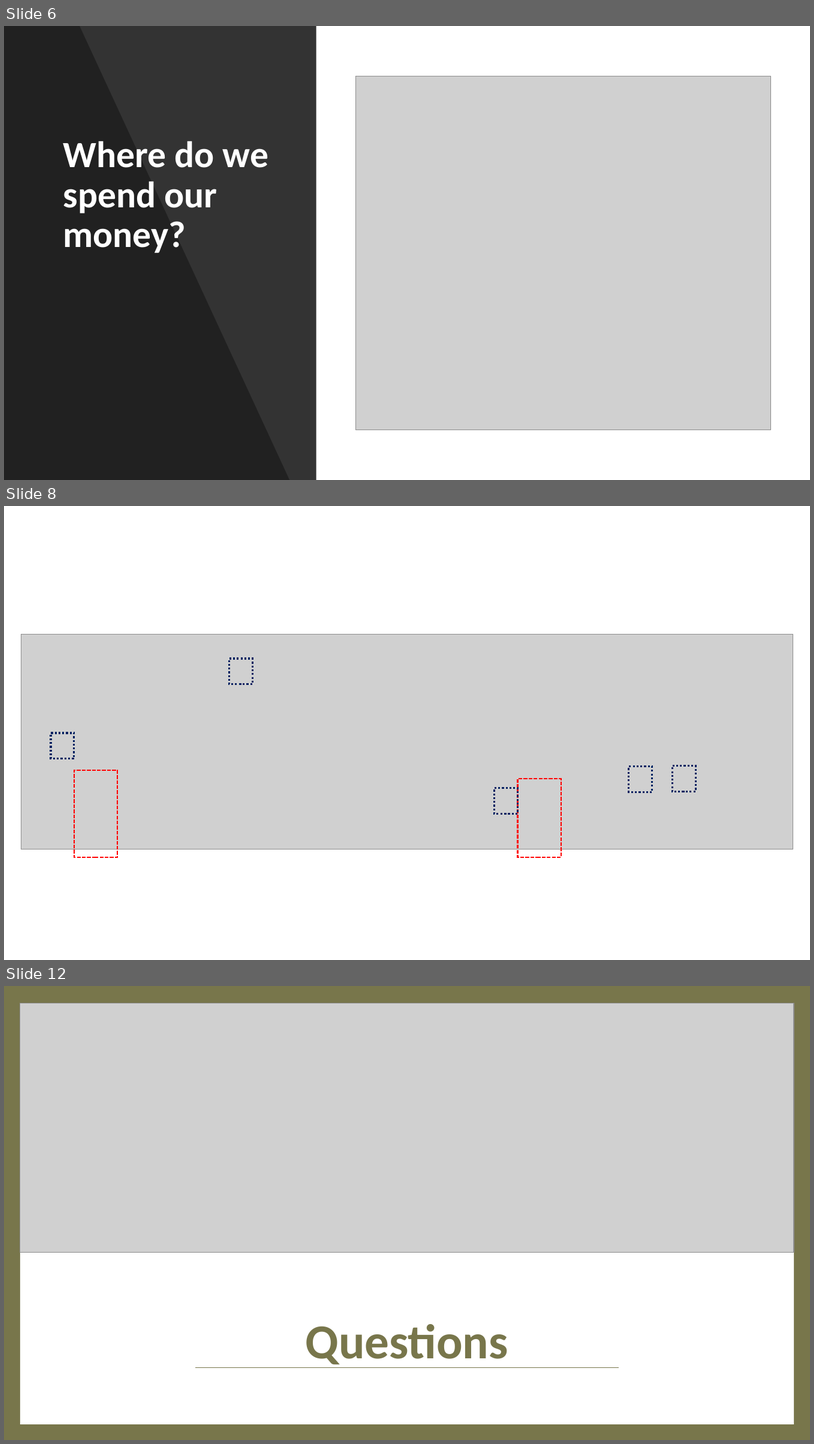
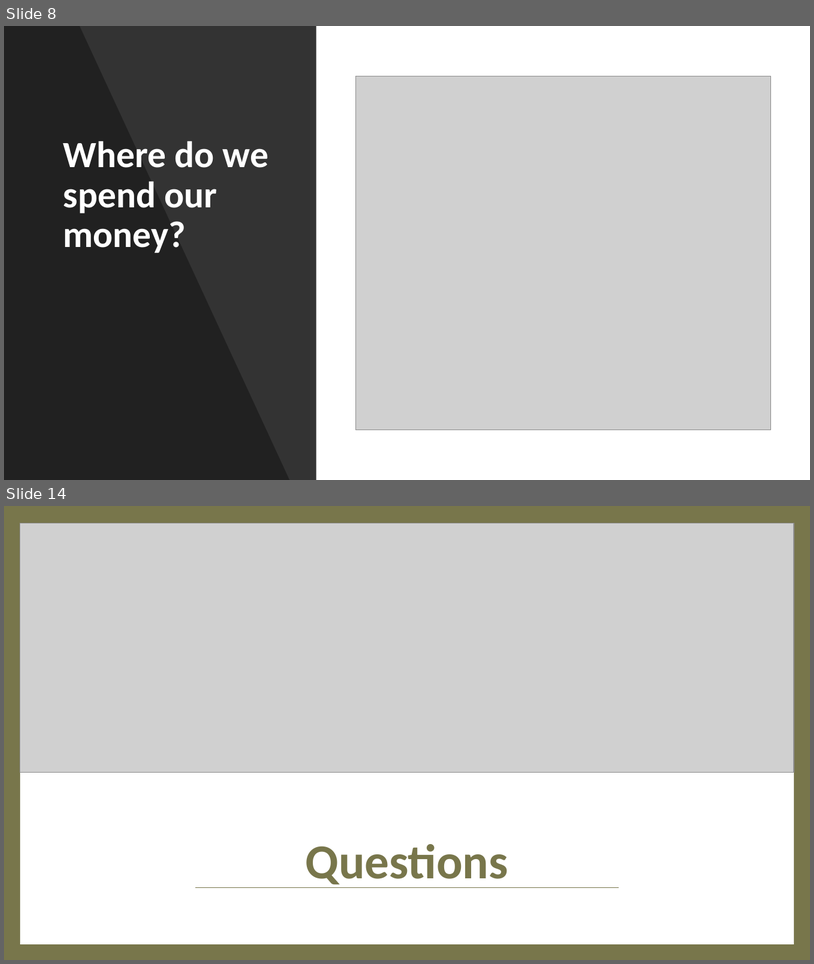
Before and after one commit to twigikit/FTBC_project_1, a slide deck: Aus Household Consumption and Expenditure Pattern.pptx. Shown one above the other, each under a label of ours: slides 6, 8 and 12 before the commit, slides 8 and 14 after it; the slides between them are not shown. The pictures are 814x1444 and 814x964 pixels, drawn with LibreOffice and Linux fonts; fonts in the diff are those of the drawing; grey boxes stand for pictures. Boxes give left, top, right and bottom in pixels: in the first picture for what was removed or moved away, otherwise in the second. Text is boxed around its words. In the diff, an @@ line names an element or a change of style, - is before the commit and + after.

```diff
--- a/Aus Household Consumption and Expenditure Pattern.pptx
+++ b/Aus Household Consumption and Expenditure Pattern.pptx
@@ slide 8 removed at [4, 506, 810, 960], background #FFFFFF @@
@@ picture removed at [21, 634, 794, 849] @@
@@ rectangle removed at [229, 658, 252, 684] @@
@@ rectangle removed at [51, 733, 74, 758] @@
@@ rectangle removed at [74, 771, 118, 857] @@
@@ rectangle removed at [630, 766, 653, 792] @@
@@ rectangle removed at [672, 766, 696, 791] @@
@@ rectangle removed at [495, 788, 518, 813] @@
@@ rectangle removed at [518, 778, 562, 857] @@
@@ what was slide 6 is now slide 8 @@
@@ what was slide 12 is now slide 14 @@
```
Also in this commit, not shown: 5 slides changed, 6 slides added, 3 other slides removed, 1 other file.
